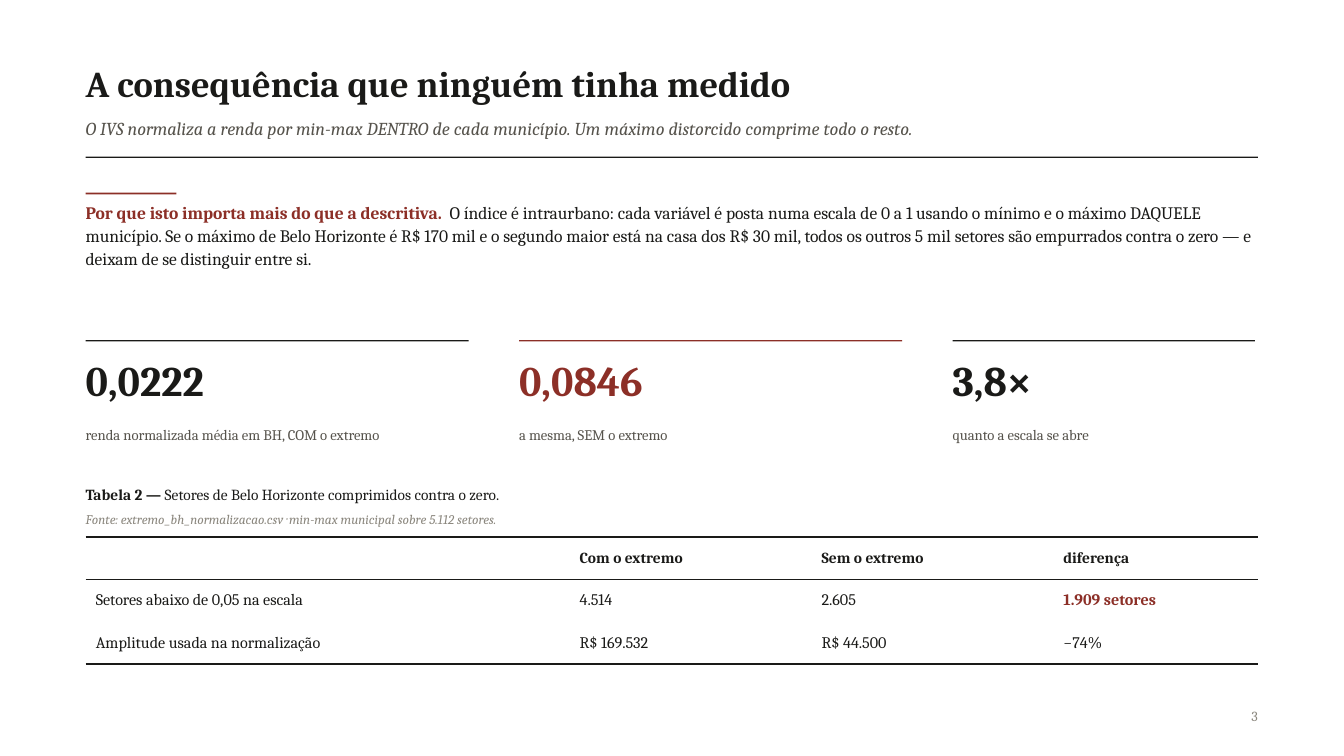
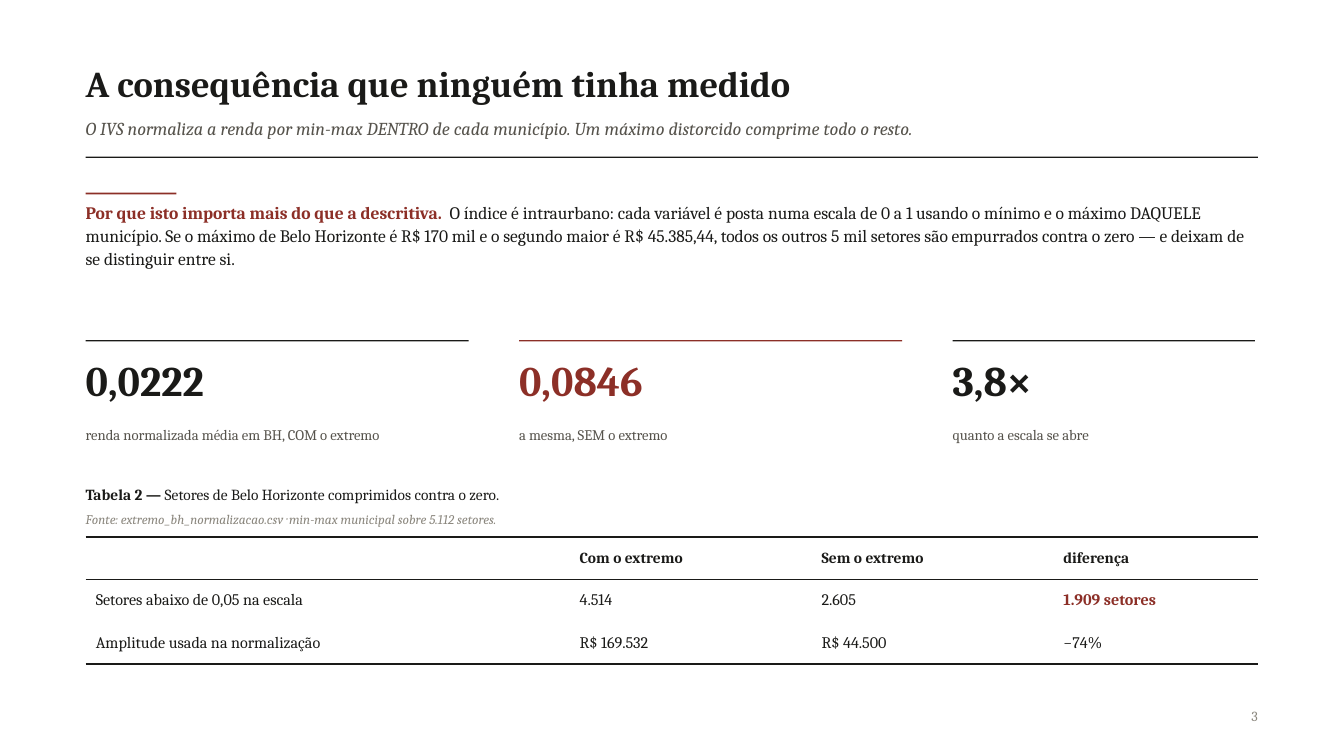
Before and after one commit to pedrinndias/Projeto_IVS_Censo, a slide deck: slide 97 of docs/Apresentacoes_IVS/Analise_Fatorial_NB04_2026-09.pptx. Drawn at 1344x756 pixels with LibreOffice and Linux fonts; fonts in the diff are those of the drawing. Boxes give left, top, right and bottom in pixels: in the first picture for what was removed or moved away, otherwise in the second. Text is boxed around its words. In the diff, an @@ line names an element or a change of style, - is before the commit and + after.

Commit message:
fix(apresentacao): corrige três números errados no deck da fatorial (AUD-07, DEC-1, AUD-04)
Correções pontuais por python-pptx (run.text, sem tocar em mais nada do
slide), no deck editado à mão docs/Apresentacoes_IVS/Analise_Fatorial_NB04_2026-09.pptx:

- S97 (corpo, AUD-07): "o segundo maior está na casa dos R$ 30 mil" -> "é R$
  45.385,44" (top-5 de renda em BH no .db: 170418,06 / 45385,44 / ...).
- S96 (notas, AUD-07): "Em 87 mil setores" -> "Em 104.096 setores" (n do
  agregado com o extremo em extremo_bh_descritivas.csv; 87 mil é o recorte da
  fatorial, não o agregado da EDA).
- S97 (notas, AUD-07): "achatar a escala de um quinto do município" -> "de
  37% do município" (1.909/5.112 setores abaixo de 0,05 na normalização
  min-max, extremo_bh_normalizacao.csv).
- S68 e S91 (DEC-1): caminho do arquivo com 3.357 setores agora aponta para
  banco_de_dados/eda/atualizada/renda_outliers_rastreados.csv (a 2ª rodada,
  sem o extremo); o número já estava certo, só o caminho apontava para a raiz
  (3.358 linhas).
- S39 e S88 (AUD-04): caminhos desatualizados pela reorganização de docs/ --
  docs/metodologia/Codigo_Analise_Fatorial_Comentado.md e
  docs/relatorios/Relatorio_EDA_Fase3_IVS_ELSI.md.

scripts/gerar_slides_extremo_bh.js também corrigido nos três pontos do
AUD-07 (linhas ~70, 78, 95), trocando texto fixo por valores lidos de
extremo_bh_descritivas.csv e extremo_bh_normalizacao.csv -- gerador testado
à parte (scratchpad da sessão), nunca usado para regerar o deck real.

Conferido antes/depois com scripts/inventario_apresentacao.py: 98 slides, 98
notas, 21 EXPLICAR, sem mudança. Validado contra o HEAD anterior com o
validador de OOXML da skill pptx (lxml/defusedxml): mesmas 3 violações de ID
já existentes no original (masters duplicados, pré-existente, não introduzida
aqui) e zero erros novos -- a checagem de relação "theme3.xml não referenciada"
que o original tinha desapareceu, efeito do próprio save() do python-pptx ao
não reempacotar uma parte já órfã, não uma edição minha.

```diff
--- a/docs/Apresentacoes_IVS/Analise_Fatorial_NB04_2026-09.pptx
+++ b/docs/Apresentacoes_IVS/Analise_Fatorial_NB04_2026-09.pptx
@@ text at [86, 206, 1244, 269]: text changed @@
-Por que isto importa mais do que a descritiva. O índice é intraurbano: cada variável é posta numa escala de 0 a 1 usando o mínimo e o máximo DAQUELE município. Se o máximo de Belo Horizonte é R$ 170 mil e o segundo maior está na casa dos R$ 30 mil, todos os outros 5 mil setores são empurrados contra o zero — e deixam de se distinguir entre si.
+Por que isto importa mais do que a descritiva. O índice é intraurbano: cada variável é posta numa escala de 0 a 1 usando o mínimo e o máximo DAQUELE município. Se o máximo de Belo Horizonte é R$ 170 mil e o segundo maior é R$ 45.385,44, todos os outros 5 mil setores são empurrados contra o zero — e deixam de se distinguir entre si.
```
Also in this commit, not shown: 4 other slides changed, 1 other file.
